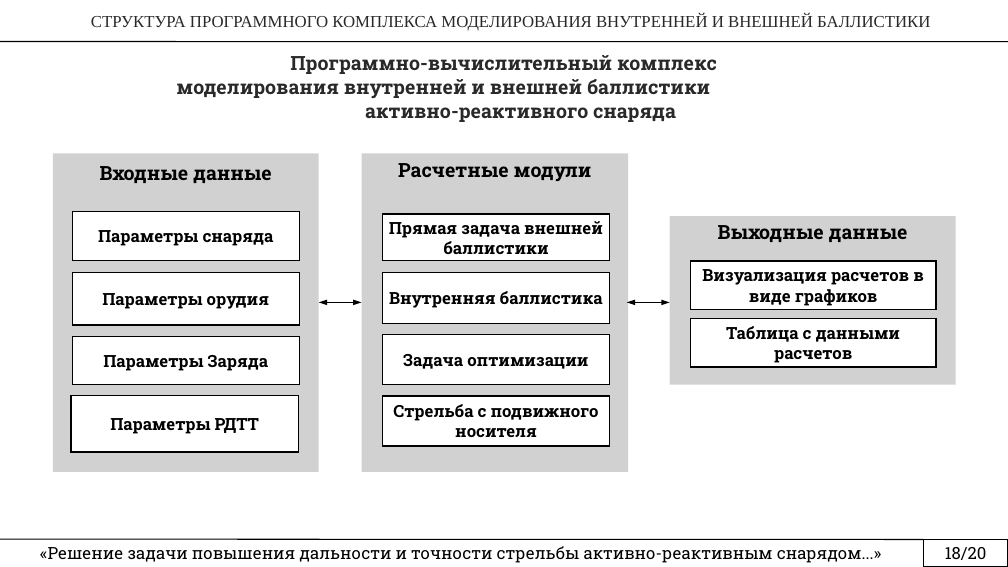
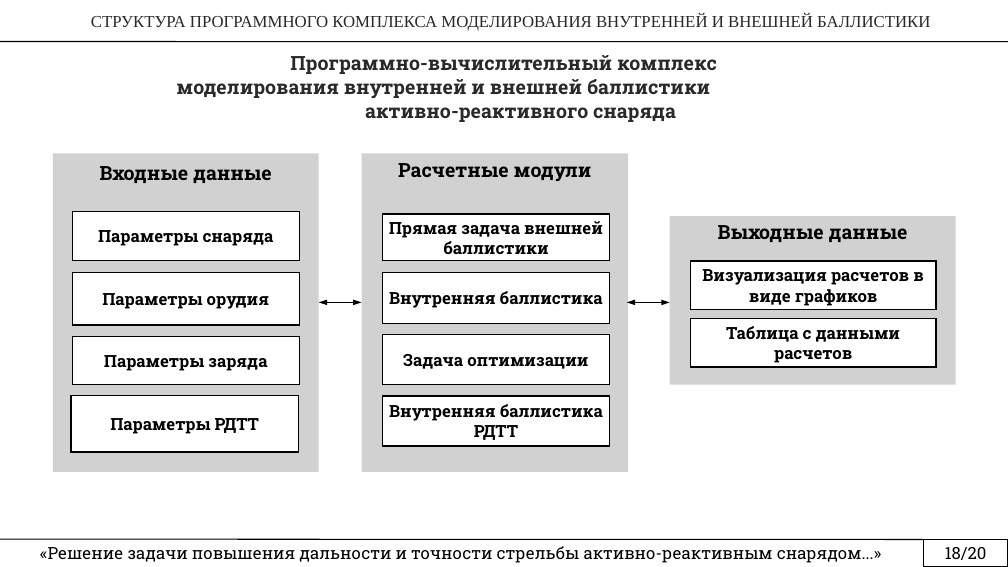
Before and after one commit to rustam-mansurov/cats, a slide deck: slide 18 of Аспирантура/Новье/План диссертации.pptx. Drawn at 1008x567 pixels with LibreOffice and Linux fonts; fonts in the diff are those of the drawing. Boxes give left, top, right and bottom in pixels: in the first picture for what was removed or moved away, otherwise in the second. Text is boxed around its words. In the diff, an @@ line names an element or a change of style, - is before the commit and + after.

```diff
--- a/Аспирантура/Новье/План диссертации.pptx
+++ b/Аспирантура/Новье/План диссертации.pptx
@@ text in rectangle at [104,355,267,371]: text changed @@
-Параметры Заряда
+Параметры заряда
@@ text in rectangle at [389,404,603,440]: text changed @@
-Стрельба с подвижного носителя
+Внутренняя баллистика РДТТ
```
Also in this commit, not shown: 6 other slides changed, 5 other files.
